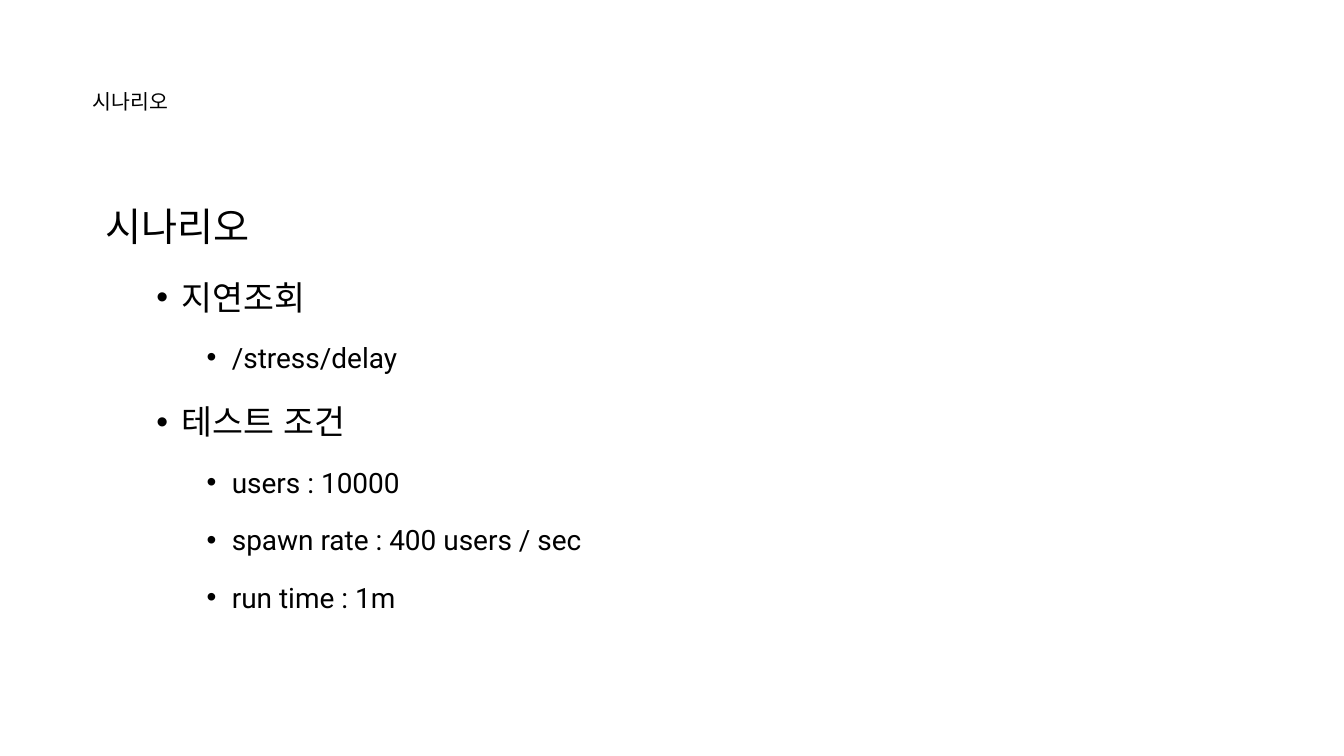
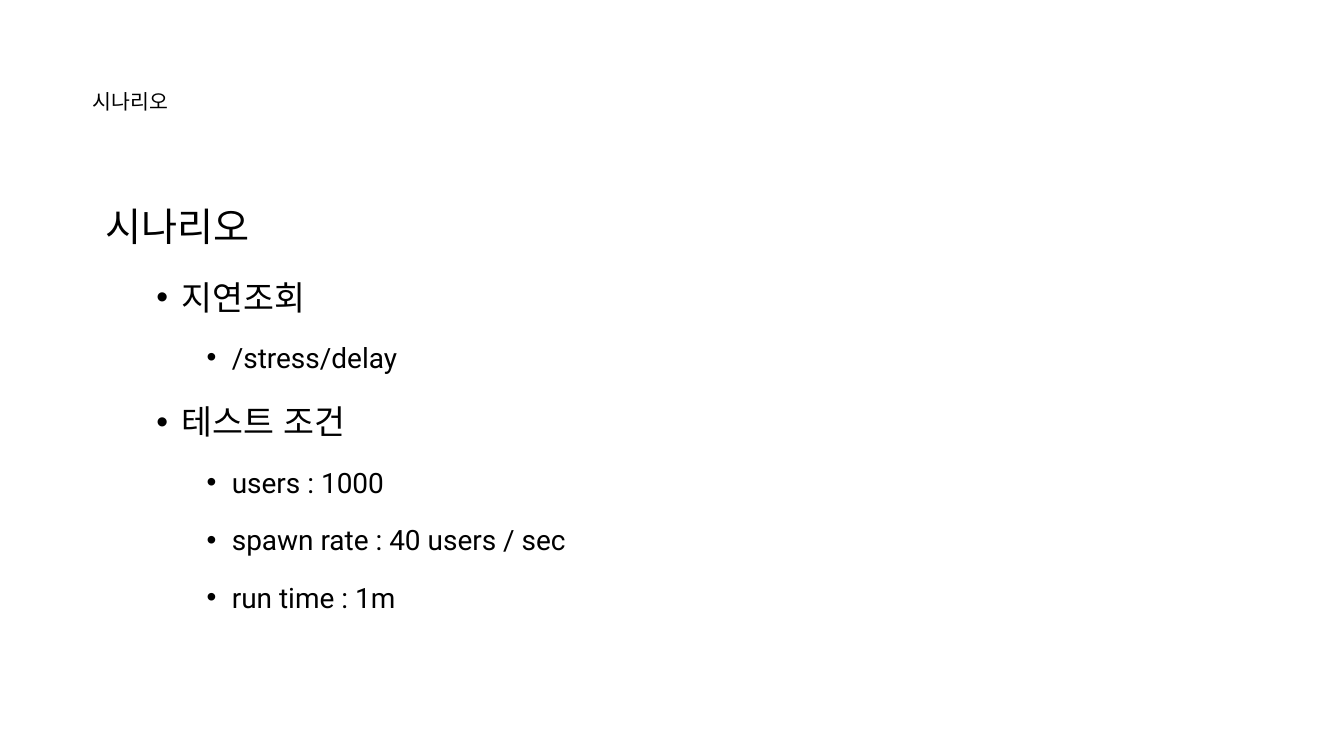
Before and after one commit to nayasis/fastcampus-hyper-webflux, a slide deck: slide 18 of 99.ppt/[Ch4-5. 비동기 서비스 부하 테스트.pptx (slide 17 before the commit). Drawn at 1344x756 pixels with LibreOffice and Linux fonts; fonts in the diff are those of the drawing; background and template pictures are left out. Boxes give left, top, right and bottom in pixels: in the first picture for what was removed or moved away, otherwise in the second. Text is boxed around its words. In the diff, an @@ line names an element or a change of style, - is before the commit and + after.

```diff
--- a/99.ppt/[Ch4-5. 비동기 서비스 부하 테스트.pptx
+++ b/99.ppt/[Ch4-5. 비동기 서비스 부하 테스트.pptx
@@ text at [232, 472, 566, 556]: text changed @@
-    • users : 10000
-    • spawn rate : 400 users / sec
+    • users : 1000
+    • spawn rate : 40 users / sec
```
Also in this commit, not shown: 9 other slides changed, 2 slides added.
